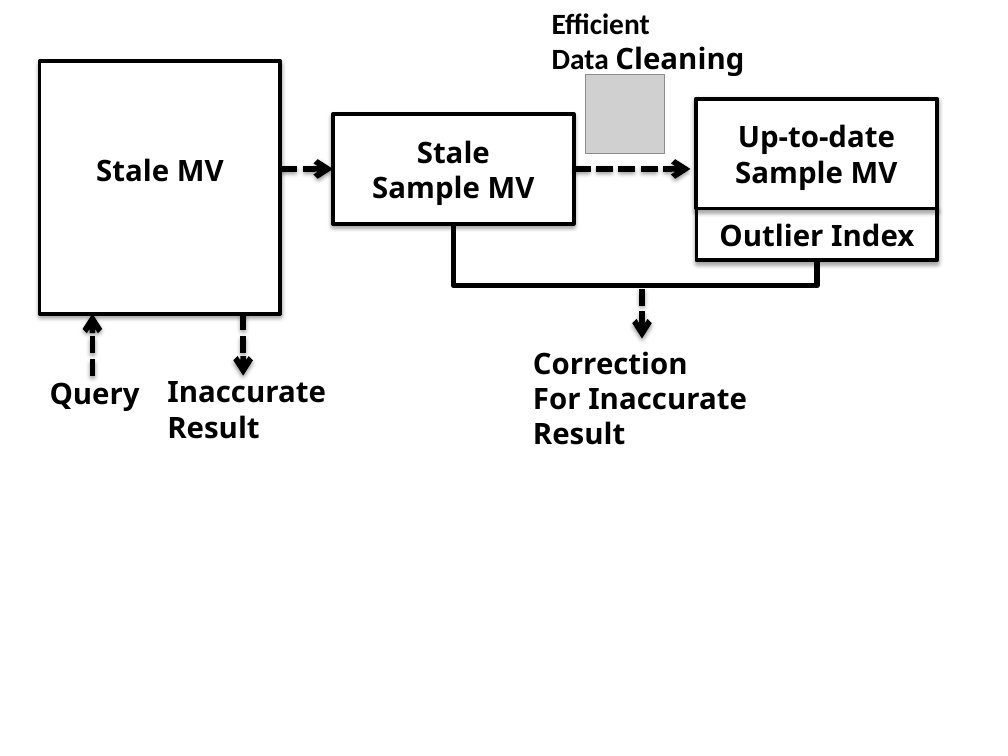
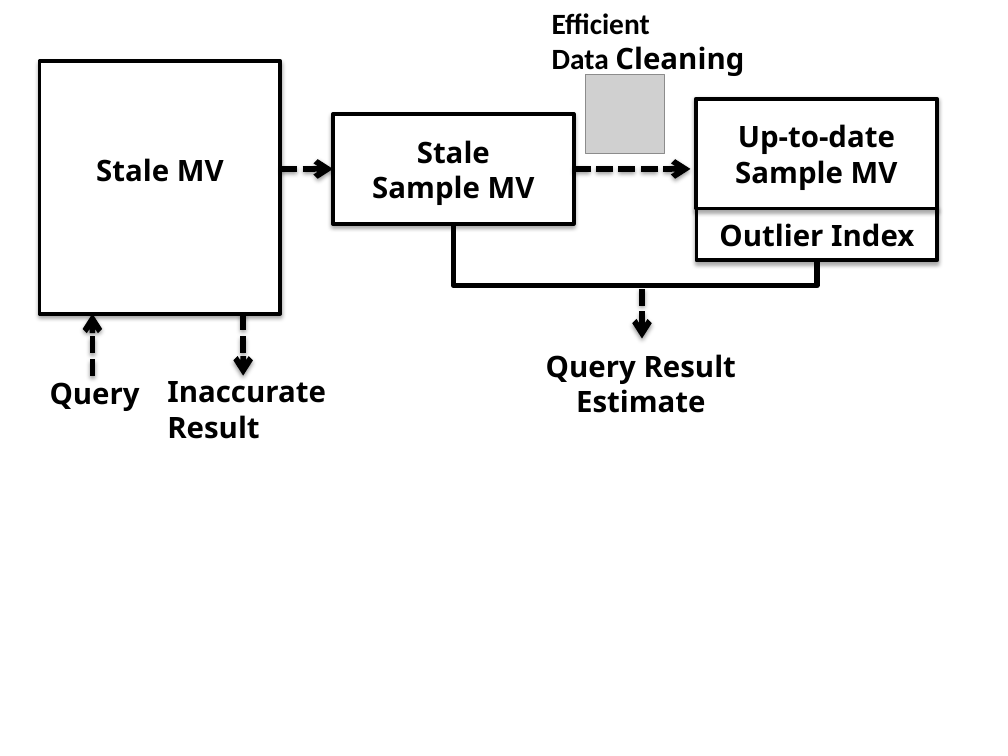
Before and after one commit to sjyk/sampleclean-matview, a slide deck: slide 2 of figs/sys-arch.pptx. Drawn at 1008x756 pixels with LibreOffice and Linux fonts; fonts in the diff are those of the drawing; grey boxes stand for pictures. Boxes give left, top, right and bottom in pixels: in the first picture for what was removed or moved away, otherwise in the second. Text is boxed around its words. In the diff, an @@ line names an element or a change of style, - is before the commit and + after.

```diff
--- a/figs/sys-arch.pptx
+++ b/figs/sys-arch.pptx
@@ text at <box>546,354,736,413</box>: text changed @@
-Correction
-For Inaccurate
-Result
+Query Result
+Estimate
```
Also in this commit, not shown: 22 other files.
